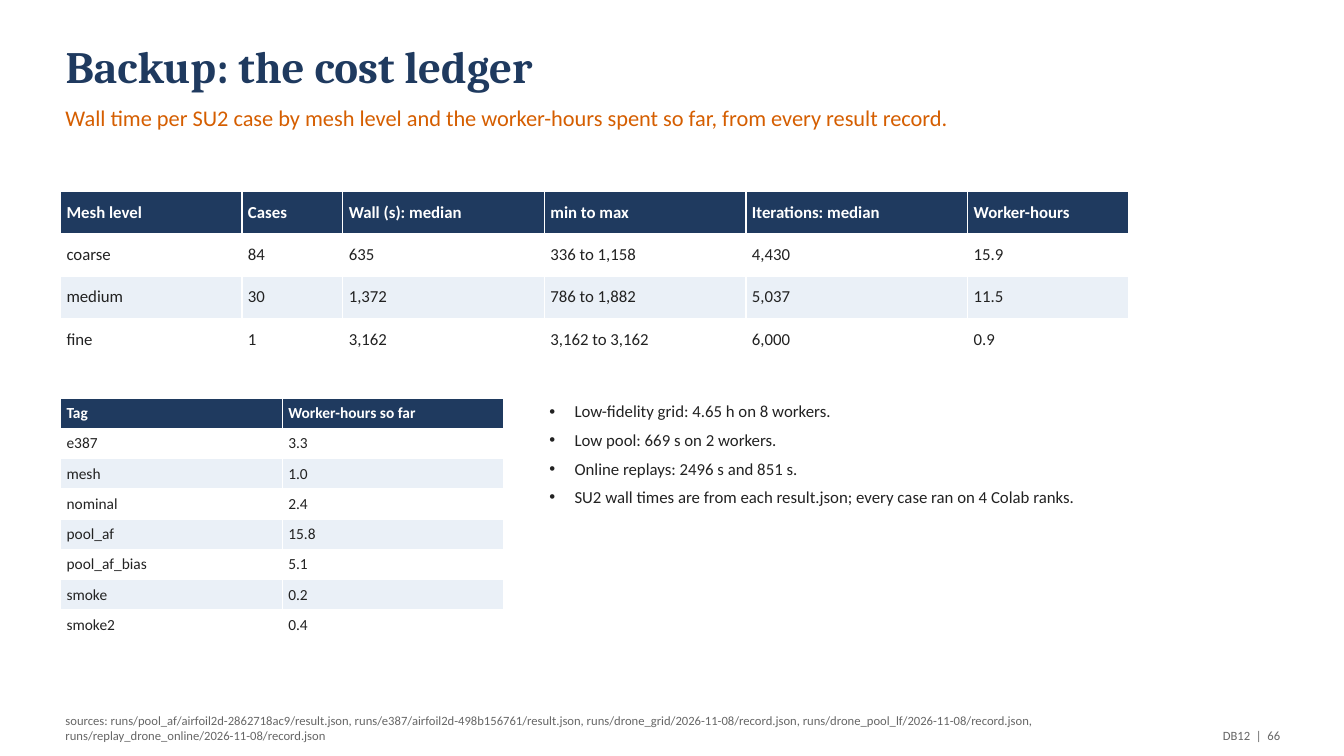
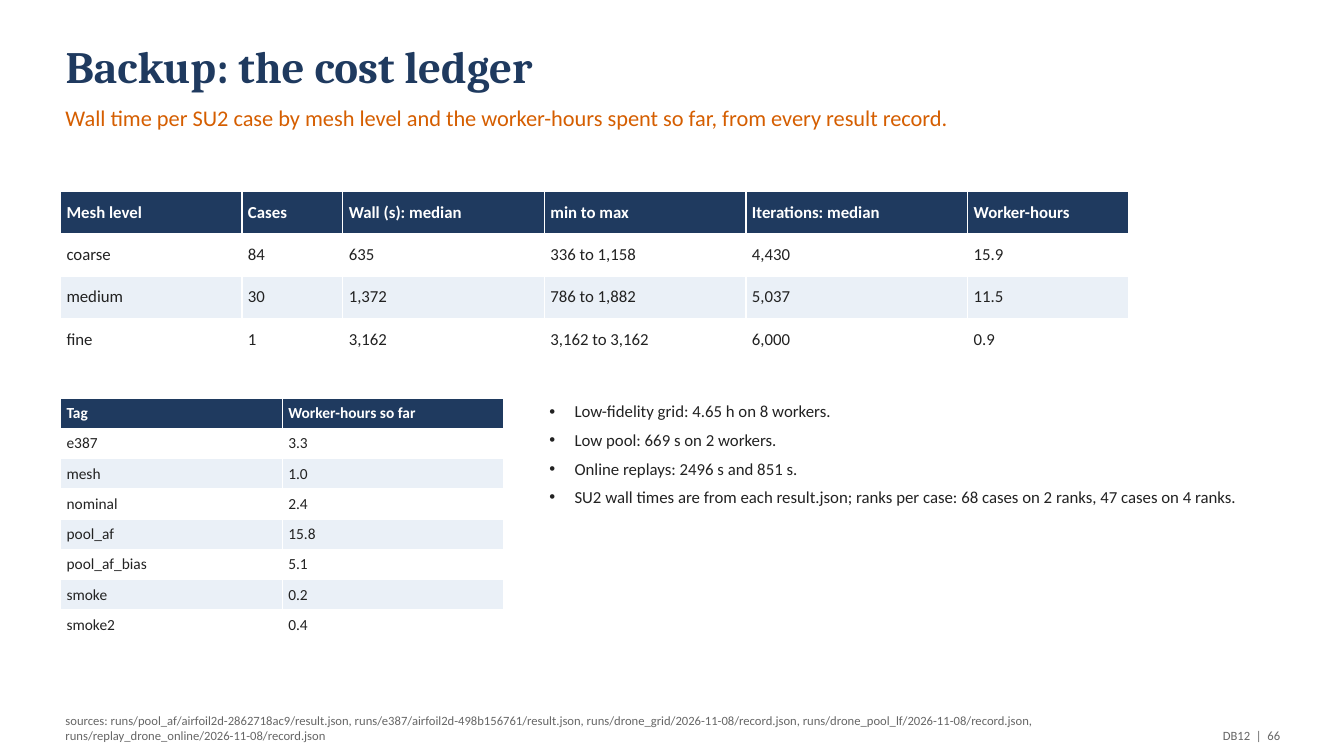
Before and after one commit to emarinhoss/ai-engineering, a slide deck: slide 66 of docs/talk/deck_drone.pptx. Drawn at 1344x756 pixels with LibreOffice and Linux fonts; fonts in the diff are those of the drawing. Boxes give left, top, right and bottom in pixels: in the first picture for what was removed or moved away, otherwise in the second. Text is boxed around its words. In the diff, an @@ line names an element or a change of style, - is before the commit and + after.

```diff
--- a/docs/talk/deck_drone.pptx
+++ b/docs/talk/deck_drone.pptx
@@ text at bbox=[575, 491, 1236, 506]: text changed @@
-• SU2 wall times are from each result.json; every case ran on 4 Colab ranks.
+• SU2 wall times are from each result.json; ranks per case: 68 cases on 2 ranks, 47 cases on 4 ranks.
```
Also in this commit, not shown: 1 other slide changed, 3 other files.
